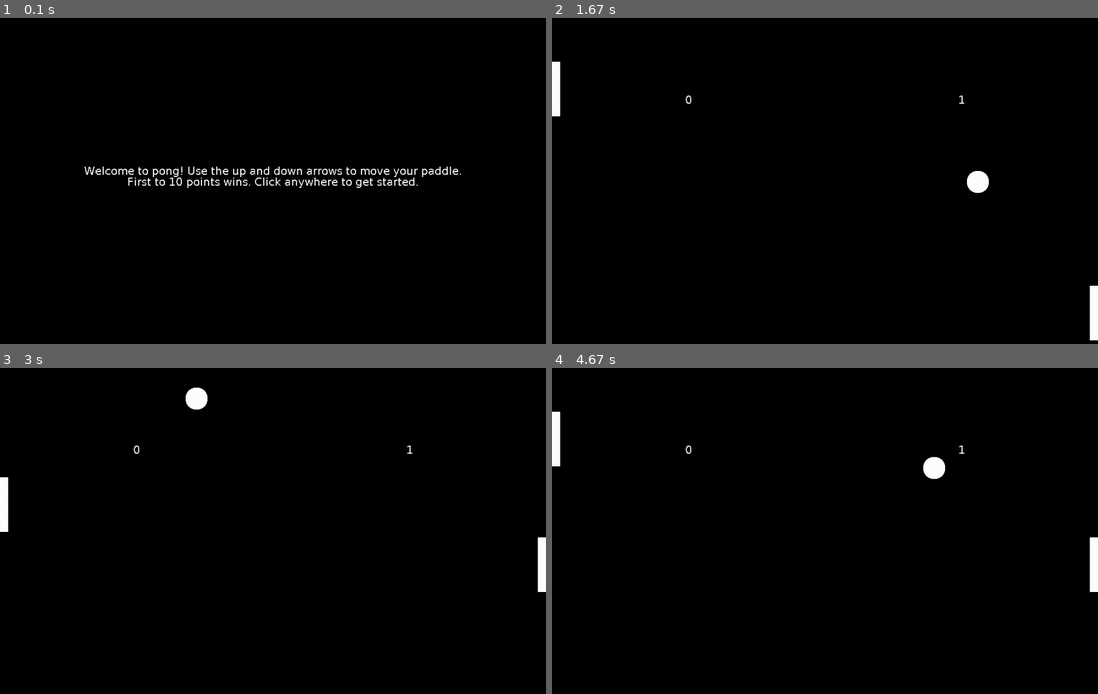
Above: before the commit, frames 1-4 (two rows, left to right).
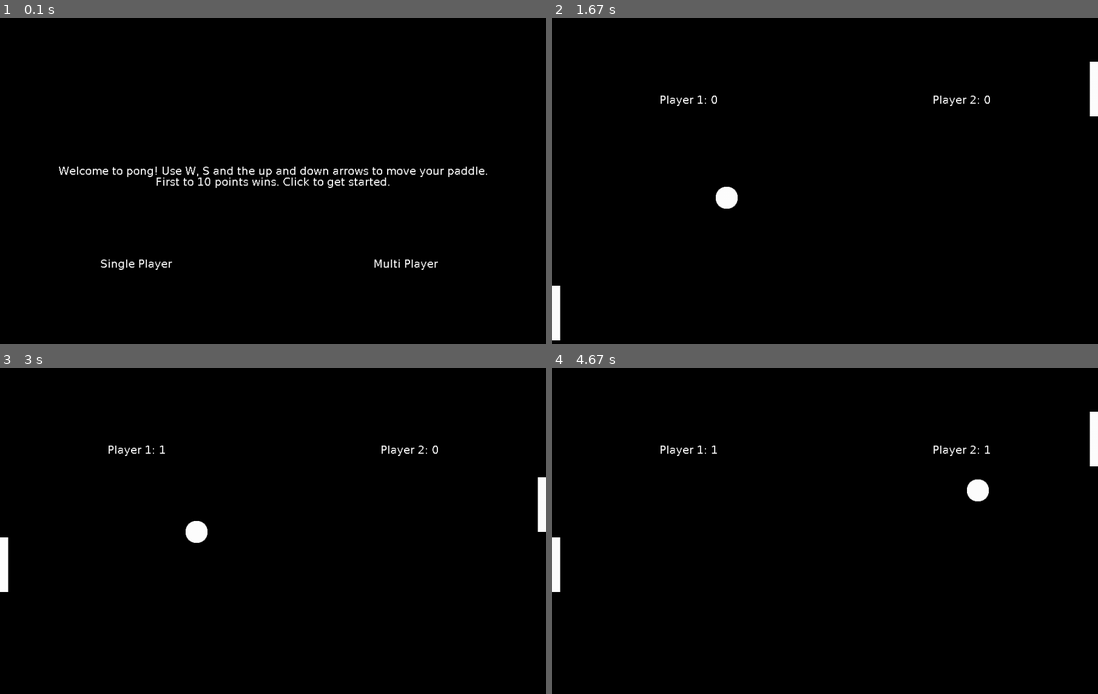
Above: after the commit, the same moments.

Repository: lewishawk/pygame-pong
Game: pygame game, started from main.py
The game is run twice, just before and just after one commit, with the same random seed, the same clock (stepped at 60 frames per second) and the same inputs.
Inputs (mouse positions are in pixels of both pictures, inside the frame that each line leads up to):
- Up to frame 1 (0.1 s): no input
- Up to frame 2 (1.67 s): click (688, 262) at 0.38 s, where only the run after the commit has a clickable "Single Player"; hold Up 0.67-1.13 s; move the mouse to (803, 197) at 0.7 s; hold Down 1.17-1.47 s; hold Up from 1.5 s (still down)
- Up to frame 3 (3 s): release Up at 1.87 s; hold Down 1.9-2.27 s; hold Up 2.3-2.6 s; hold Down 2.63-2.93 s; hold Up from 2.97 s (still down)
- Up to frame 4 (4.67 s): release Up at 3.33 s; hold Down 3.37-3.73 s; hold Up 3.77-4.07 s; hold Down 4.1-4.4 s; hold Up from 4.43 s (still down)

The runs differ from the first frame. In frame 1, 2.2% of the frame differs, in the area x 10-90%, y 45-78%; in frame 2, 1.7%; in frame 3, 1.7%; in frame 4, 1.7%.

Commit message:
Added multiplayer and final screen

Diff:
--- a/main.py
+++ b/main.py
@@ -1,5 +1,6 @@
 import random
 import pygame
+import sys
 
 pygame.init()
 pygame.font.init()
@@ -16,14 +17,16 @@
 BALL_IMAGE = pygame.image.load("ball.png")
 
 #Display instructions in text format.
-def drawMenu():
+def drawMenu(singlePlayerText,singlePlayerRect, multiPlayerText, multiPlayerRect):
     SCREEN.fill(BLACK)
-    text = FONT.render("Welcome to pong! Use the up and down arrows to move your paddle.",False, WHITE)
+    text = FONT.render("Welcome to pong! Use W, S and the up and down arrows to move your paddle.",False, WHITE)
     textBlock = text.get_rect(center=(WIDTH/2,HEIGHT/2 - 20))
     SCREEN.blit(text,textBlock)
-    text = FONT.render("First to 10 points wins. Click anywhere to get started.", False, WHITE)
+    text = FONT.render("First to 10 points wins. Click to get started.", False, WHITE)
     textBlock = text.get_rect(center=(WIDTH/2,HEIGHT/2))
     SCREEN.blit(text,textBlock)
+    SCREEN.blit(singlePlayerText,singlePlayerRect)
+    SCREEN.blit(multiPlayerText,multiPlayerRect)
     pygame.display.update()
 
 #Draw location of all objects on screen
@@ -32,11 +35,21 @@
     SCREEN.blit(PADDLE_IMAGE, (player1.x, player1.y))
     SCREEN.blit(PADDLE_IMAGE, (player2.x, player2.y))
     SCREEN.blit(BALL_IMAGE, (ball.x, ball.y))
-    text = FONT.render(str(player1Score),False, WHITE)
+    text = FONT.render("Player 1: "+str(player1Score),False, WHITE)
     textBlock = text.get_rect(center=(WIDTH/4,HEIGHT/4))
     SCREEN.blit(text,textBlock)
-    text = FONT.render(str(player2Score),False, WHITE)
+    text = FONT.render("Player 2: "+str(player2Score),False, WHITE)
     textBlock = text.get_rect(center=((WIDTH/4) * 3,HEIGHT/4))
+    SCREEN.blit(text,textBlock)
+    pygame.display.update()
+
+def drawWinner(player1Score, player2Score):
+    SCREEN.fill(BLACK)
+    if player1Score > player2Score:
+        text = FONT.render("Player 1 Wins!", False, WHITE)
+    else:
+        text = FONT.render("Player 2 Wins!", False, WHITE)
+    textBlock = text.get_rect(center=(WIDTH/2,HEIGHT/2))
     SCREEN.blit(text,textBlock)
     pygame.display.update()
 
@@ -45,6 +58,12 @@
     #Game Menu w/Instructions
     runMenu = True
     clock = pygame.time.Clock()
+    singlePlayer = False
+    multiPlayer = False
+    singlePlayerText = FONT.render("Single Player",False, WHITE)
+    singlePlayerRect = singlePlayerText.get_rect(center=(WIDTH/4,HEIGHT/4*3))
+    multiPlayerText = FONT.render("Multi Player",False, WHITE)
+    multiPlayerRect = singlePlayerText.get_rect(center=(WIDTH/4 *3,HEIGHT/4*3))
 
     while runMenu:
 
@@ -52,13 +71,17 @@
         for event in pygame.event.get():
             if event.type == pygame.QUIT:
                 pygame.quit()
-            elif event.type == pygame.MOUSEBUTTONDOWN:
+                sys.exit()
+            elif event.type == pygame.MOUSEBUTTONDOWN and singlePlayerRect.collidepoint(pygame.mouse.get_pos()):
                 runMenu = False
+                singlePlayer=True
+            elif event.type == pygame.MOUSEBUTTONDOWN and multiPlayerRect.collidepoint(pygame.mouse.get_pos()):
+                runMenu = False
+                multiPlayer=True
 
-        drawMenu()
+        drawMenu(singlePlayerText, singlePlayerRect, multiPlayerText, multiPlayerRect)
 
     #Game initialisation
-    runGame = True
     player1 = pygame.Rect(0,HEIGHT/2 -50, 15,100)
     player2 = pygame.Rect(WIDTH-15, HEIGHT/2 -50, 15,100)
     ball = pygame.Rect(WIDTH/2 - 20, HEIGHT/2 - 20, 40, 40)
@@ -69,33 +92,42 @@
     hitUpperBoundary = False
     hitLowerBoundary = True
 
-    while runGame and player1Score < 10 and player2Score < 10:
+    while player1Score < 10 and player2Score < 10:
 
         clock.tick(FPS)
         for event in pygame.event.get():
             if event.type == pygame.QUIT:
-                runGame = False
+                pygame.quit()
+                sys.exit()
 
         #Player1 Paddle Movement
         keyInput = pygame.key.get_pressed()
         if keyInput[pygame.K_UP]:
-            if player1.y > 0:
-                        player1.y -= 10
+            if player2.y > 0:
+                        player2.y -= 10
         if keyInput[pygame.K_DOWN]:
-            if player1.y < HEIGHT-100:
-                        player1.y += 10
+            if player2.y < HEIGHT-100:
+                        player2.y += 10
 
         #Player2 Paddle Movement
-        if not hitUpperBoundary:
-            player2.y -= 10
-            if player2.y <= 0:
-                hitUpperBoundary = True
-                hitLowerBoundary = False
-        elif not hitLowerBoundary:
-            player2.y += 10
-            if player2.y >= HEIGHT-100:
-                hitUpperBoundary = False
-                hitLowerBoundary = True
+        if singlePlayer:
+            if not hitUpperBoundary:
+                player1.y -= 10
+                if player1.y <= 0:
+                    hitUpperBoundary = True
+                    hitLowerBoundary = False
+            elif not hitLowerBoundary:
+                player1.y += 10
+                if player1.y >= HEIGHT-100:
+                    hitUpperBoundary = False
+                    hitLowerBoundary = True
+        if multiPlayer:
+            if keyInput[pygame.K_w]:
+                if player1.y > 0:
+                    player1.y -= 10
+            if keyInput[pygame.K_s]:
+                if player1.y < HEIGHT-100:
+                    player1.y += 10
 
         #Ball Movement
         ball.x += ballVelocity[0]
@@ -103,19 +135,19 @@
         if ball.colliderect(player1):
             ballVelocity[0] = 10
             ballVelocity[1] = random.randint(-5,5)
-        elif ball.colliderect(player2):
+        if ball.colliderect(player2):
             ballVelocity[0] = -10
             ballVelocity[1] = random.randint(-5,5)
-        elif ball.y >= HEIGHT-40:
+        if ball.y >= HEIGHT-40:
             ballVelocity[1] = -ballVelocity[1]
-        elif ball.y <=0:
+        if ball.y <=0:
             ballVelocity[1] = -ballVelocity[1]
-        elif ball.x <=0:
+        if ball.x <=0:
             ball.x = WIDTH/2 - 20
             ball.y = HEIGHT/2 - 20
             ballVelocity = [10,0]
             player2Score += 1
-        elif ball.x >= WIDTH-40:
+        if ball.x >= WIDTH-40:
             ball.x = WIDTH/2 - 20
             ball.y = HEIGHT/2 - 20
             ballVelocity = [-10,0]
@@ -123,8 +155,15 @@
 
         drawScreen(player1, player2, ball, player1Score, player2Score)
 
+    while True:
 
-    pygame.quit()
+        clock.tick(FPS)
+        for event in pygame.event.get():
+            if event.type == pygame.QUIT:
+                pygame.quit()
+                sys.exit()
+
+        drawWinner(player1Score,player2Score)
 
 
 if __name__ == "__main__":
